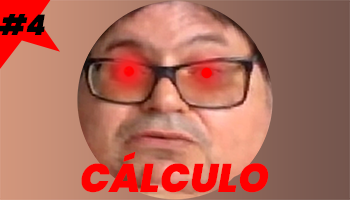
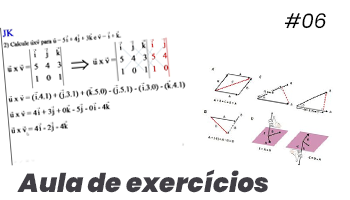
Layers edited between the first and the second 350 x 200 image:
removed layer "Camada 6" over [119, 60, 213, 83]
removed layer "#4" over [0, 14, 45, 35]
removed layer "Polígono 1" over [0, 0, 60, 69]
renamed "CÁLCULO" to "Aula de exercícios", painted on it over [17, 151, 269, 193]
painted on "Camada 4" over [77, 0, 340, 200]
removed layer "Camada 5" over [0, 0, 350, 200]
removed layer "Camada 0" over [0, 0, 350, 200]
added layer "Camada 3" above "#06" over [0, 12, 195, 166]
added layer "#06" above "Camada 1" over [284, 13, 326, 29]
added layer "Camada 1" over [0, 0, 350, 200]
